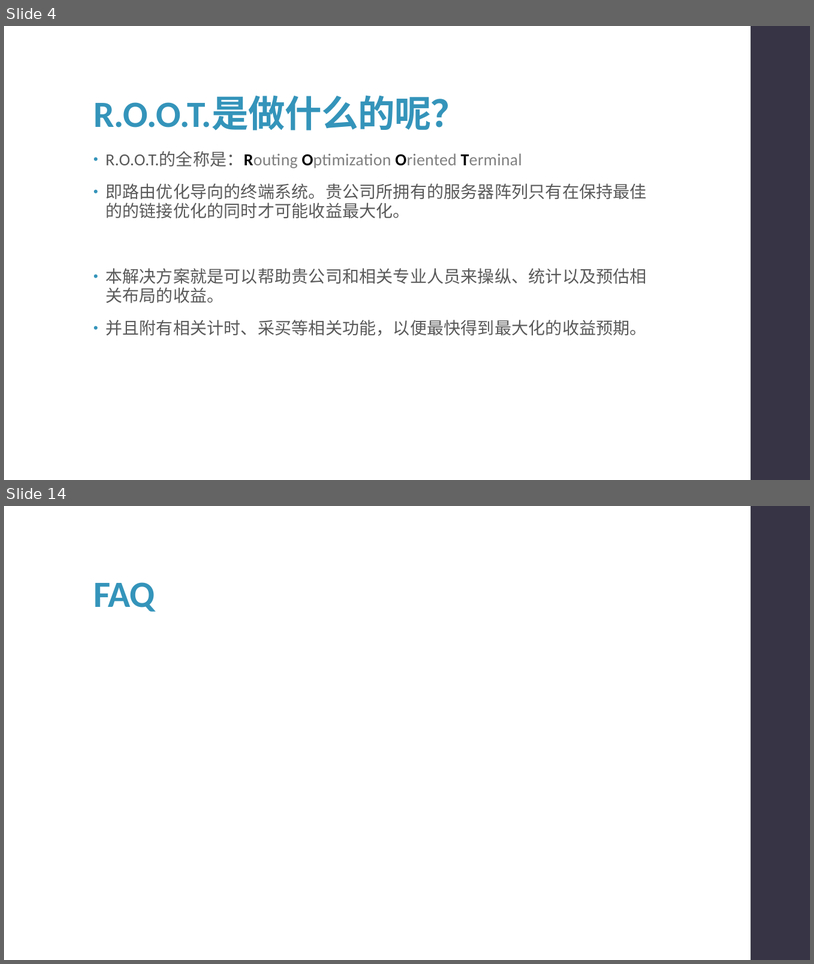
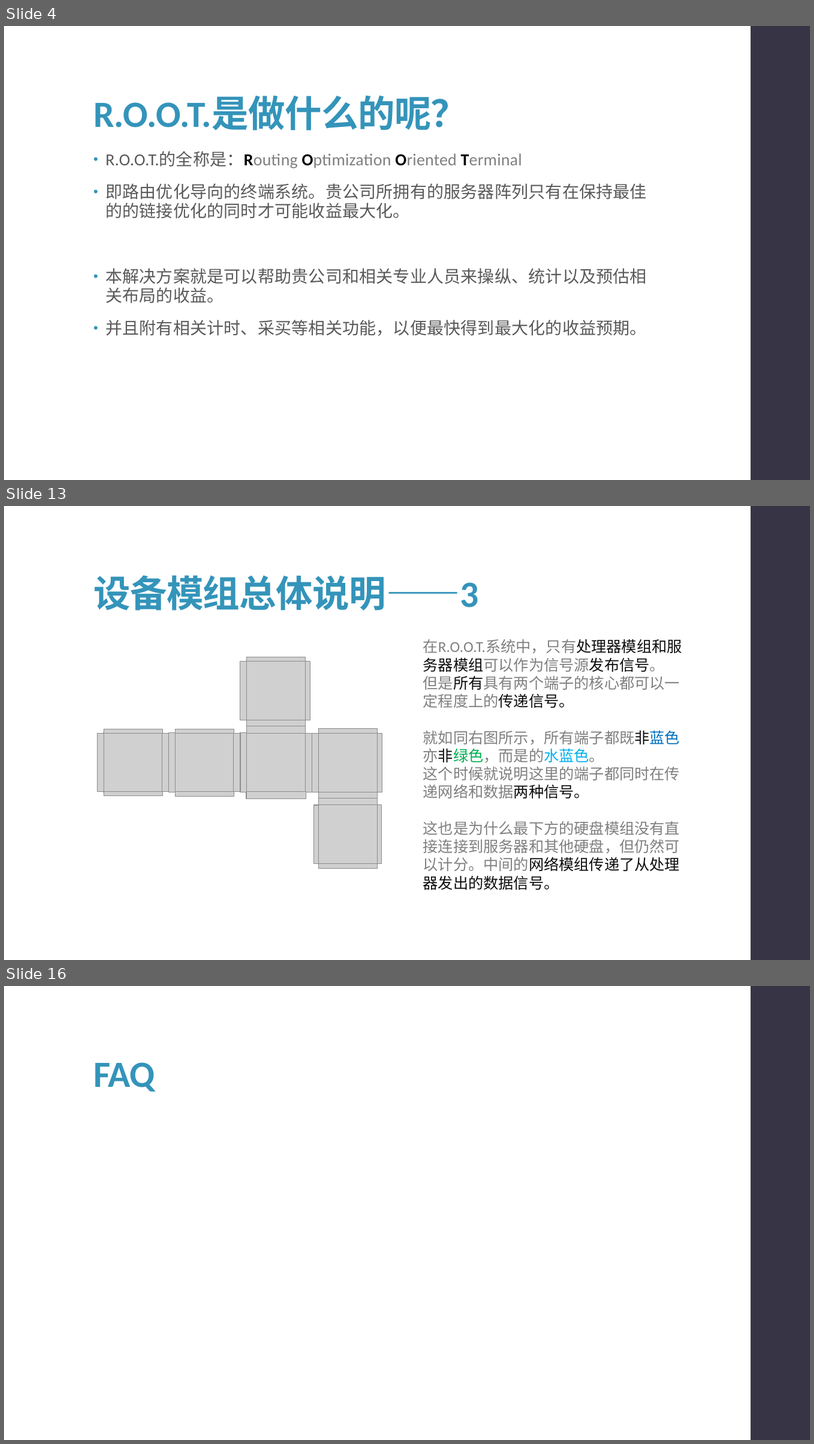
Before and after one commit to syx007/GamePlayGround, a slide deck: document/ROOT 操作指南.pptx. Shown one above the other, each under a label of ours: slides 4 and 14 before the commit, slides 4, 13 and 16 after it; the slides between them are not shown. The pictures are 814x964 and 814x1444 pixels, drawn with LibreOffice and Linux fonts; fonts in the diff are those of the drawing; grey boxes stand for pictures. Boxes give left, top, right and bottom in pixels: in the first picture for what was removed or moved away, otherwise in the second. Text is boxed around its words. In the diff, an @@ line names an element or a change of style, - is before the commit and + after.

```diff
--- a/document/ROOT 操作指南.pptx
+++ b/document/ROOT 操作指南.pptx
@@ slide 13 added at [4,506,810,960], background #FFFFFF; not listed: 1 template element that a slide beside it also shows @@
@@ title added at [93,575,479,610], 44 pt, text #3494BA, bold @@
+设备模组总体说明——3
@@ text added at [423,639,683,889], 18 pt, text #808080 @@
+在R.O.O.T.系统中，只有处理器模组和服务器模组可以作为信号源发布信号。
+但是所有具有两个端子的核心都可以一定程度上的传递信号。
+就如同右图所示，所有端子都既非蓝色亦非绿色，而是的水蓝色。
+这个时候就说明这里的端子都同时在传递网络和数据两种信号。
+这也是为什么最下方的硬盘模组没有直接连接到服务器和其他硬盘，但仍然可以计分。中间的网络模组传递了从处理器发出的数据信号。
@@ picture added at [240,661,247,720] @@
@@ picture added at [247,661,306,720] @@
@@ picture added at [247,657,306,661] @@
@@ picture added at [306,661,310,720] @@
@@ picture added at [247,720,306,726] @@
@@ picture added at [97,733,104,792] @@
@@ picture added at [104,733,162,792] @@
@@ picture added at [104,729,162,733] @@
@@ picture added at [162,733,168,792] @@
@@ picture added at [168,733,175,792] @@
@@ picture added at [175,733,234,792] @@
@@ picture added at [175,729,234,733] @@
@@ picture added at [234,733,240,792] @@
@@ picture added at [240,733,246,792] @@
@@ picture added at [246,733,305,792] @@
@@ picture added at [247,726,306,733] @@
@@ picture added at [305,733,312,792] @@
@@ picture added at [312,733,318,792] @@
@@ picture added at [318,733,377,792] @@
@@ picture added at [318,729,377,733] @@
@@ picture added at [378,733,382,792] @@
@@ picture added at [104,792,162,796] @@
@@ picture added at [175,792,234,796] @@
@@ picture added at [246,792,306,798] @@
@@ picture added at [318,792,377,798] @@
@@ picture added at [314,805,318,864] @@
@@ picture added at [318,805,377,864] @@
@@ picture added at [318,798,377,805] @@
@@ picture added at [377,805,381,864] @@
@@ picture added at [318,864,377,868] @@
@@ what was slide 14 is now slide 16 @@
```
Also in this commit, not shown: 11 slides changed, 2 other slides added, 1 slide removed.
